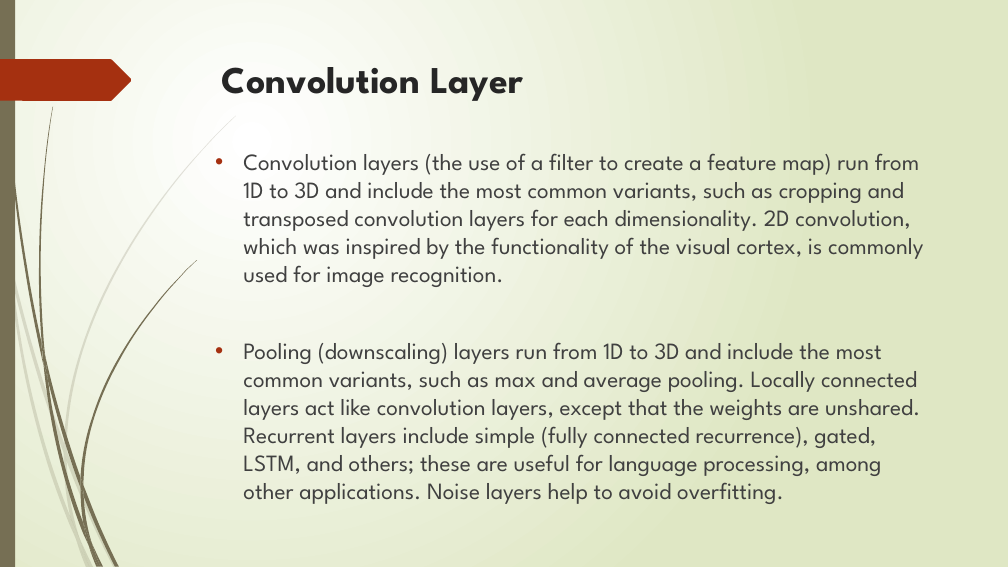
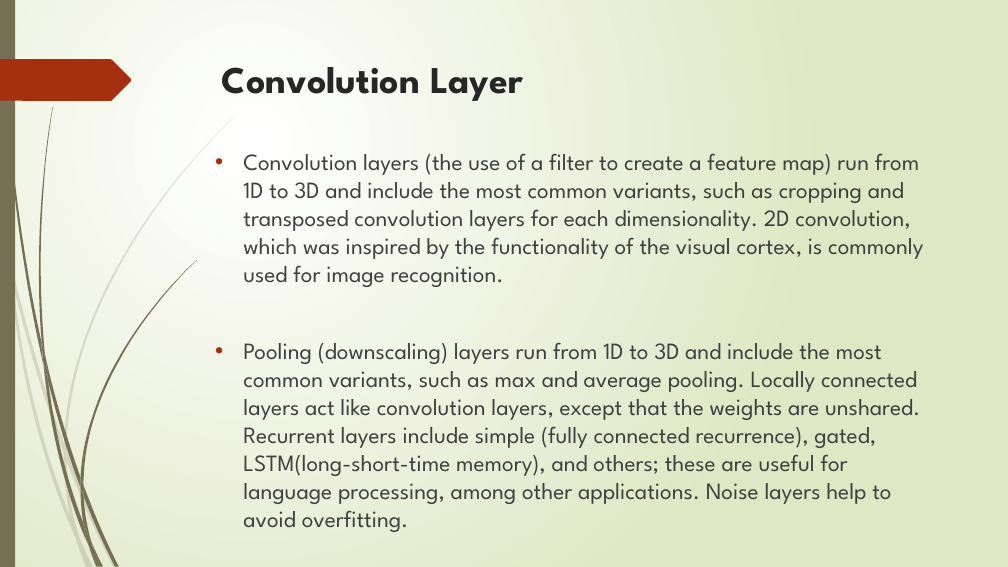
Before and after one commit to angui100/ML_TensorFlow_Workshop, a slide deck: slide 6 of ML_Workshop.pptx (slide 10 before the commit). Drawn at 1008x567 pixels with LibreOffice and Linux fonts; fonts in the diff are those of the drawing. Boxes give left, top, right and bottom in pixels: in the first picture for what was removed or moved away, otherwise in the second. Text is boxed around its words. In the diff, an @@ line names an element or a change of style, - is before the commit and + after.

```diff
--- a/ML_Workshop.pptx
+++ b/ML_Workshop.pptx
@@ text at box(243, 342, 920, 532): text changed @@
-• Pooling (downscaling) layers run from 1D to 3D and include the most common variants, such as max and average pooling. Locally connected layers act like convolution layers, except that the weights are unshared. Recurrent layers include simple (fully connected recurrence), gated, LSTM, and others; these are useful for language processing, among other applications. Noise layers help to avoid overfitting.
+• Pooling (downscaling) layers run from 1D to 3D and include the most common variants, such as max and average pooling. Locally connected layers act like convolution layers, except that the weights are unshared. Recurrent layers include simple (fully connected recurrence), gated, LSTM(long-short-time memory), and others; these are useful for language processing, among other applications. Noise layers help to avoid overfitting.
```
Also in this commit, not shown: 3 other slides changed, 8 slides added, 1 slide removed, 4 other files.
